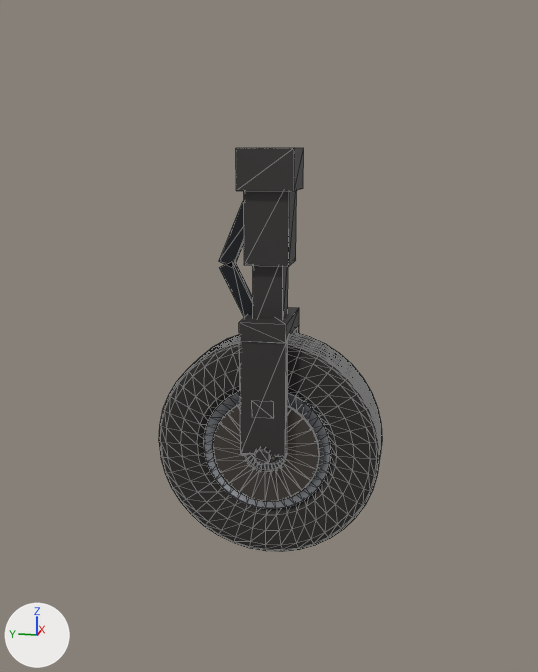
The glTF model models/wheel_jet.glb as it was, and as the next commit left it.
Both versions are drawn from a camera (50 mm lens) standing at (-1.24, -0.245, -0.178) and looking at (0.008, 0.004, -0.49). The axes (+X, +Y, +Z) are drawn at lower left. The lights are the same throughout. The older version comes first. Mesh edges are drawn as thin lines. Vertices at exactly the same position are counted once.

Names of what the first picture shows: 'Leg', 'Wheel'.
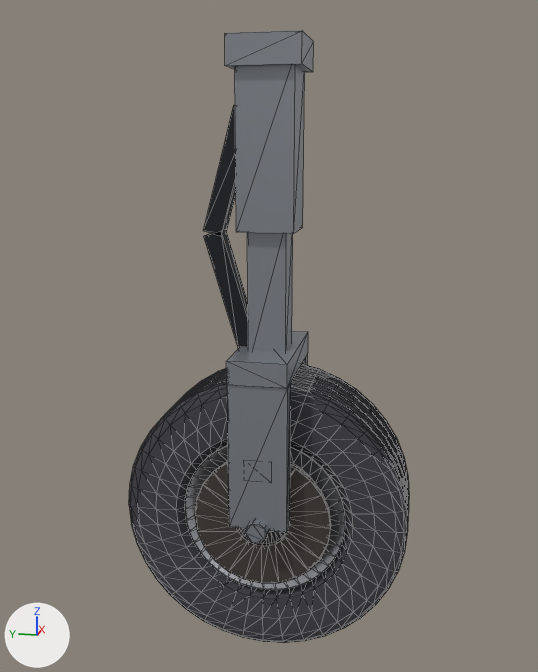
ob_wheel_jet is not drawn itself; it is the parent of ob_leg.

Where the change shows, as pixel boxes [x1, y1, x2, y2] in the pictures (538 x 672 px; the box of a moved part takes in the faces that stretch with it):
'Wheel', recoloured, surface changed, reshaped, moved, rescaled (25% wider, 27% taller): before [159, 332, 382, 552]; after [129, 364, 409, 643]
'Leg', recoloured, reshaped, moved, rescaled (black to grey, 29% wider, 62% taller): before [219, 148, 304, 465]; after [203, 30, 313, 544]
part 1 of me_leg_008, moved or reshaped: before [239, 341, 288, 457]; after [227, 383, 291, 532]
part 2 of me_leg_008, moved or reshaped (mostly hidden): before [294, 326, 299, 333]; after [302, 354, 308, 365]
part 3 of me_leg_008, moved or reshaped: before [239, 307, 299, 343]; after [226, 331, 308, 389]
part 4 of me_leg_008, moved or reshaped: before [253, 448, 272, 465]; after [245, 520, 269, 544]
part 5 of me_leg_008, moved or reshaped: before [253, 266, 288, 319]; after [247, 232, 293, 351]
part 6 of me_leg_008, moved or reshaped: before [244, 191, 297, 267]; after [235, 65, 305, 233]
part 7 of me_leg_008, moved or reshaped: before [236, 148, 304, 191]; after [225, 30, 313, 72]
part 8 of me_leg_008, moved or reshaped: before [219, 201, 253, 317]; after [203, 105, 248, 349]
part 9 of me_wheel_008, moved or reshaped: before [159, 332, 382, 552]; after [129, 364, 409, 643]
part 10 of me_wheel_008, moved or reshaped: before [204, 391, 331, 509]; after [185, 444, 346, 590]
part 11 of me_wheel_008, moved or reshaped: before [204, 392, 330, 508]; after [185, 446, 345, 589]
part 12 of me_wheel_008, moved or reshaped: before [212, 404, 319, 502]; after [195, 462, 331, 584]

What the commit changed:
Material 'strut' (mat_strut) changes colour from dark grey #42403f to grey #999ea6; in linear values from (0.055, 0.052, 0.05) to (0.319, 0.342, 0.38).
Material 'rubber' (mat_rubber) changes colour from black #2c2a28 to dark grey #3f3f45; in linear values from (0.025, 0.023, 0.021) to (0.05, 0.05, 0.06).
Material 'rim' (mat_rim) changes colour from grey #b3b6bd to white #dddfe7; in linear values from (0.448, 0.47, 0.507) to (0.72, 0.74, 0.8).
In material 'rim' (mat_rim), metallic goes from 0.72 to 0.9.
me_leg_008 is used by ob_leg; parent ob_wheel_jet; location (0.0, 0.0, 0.0).
me_leg_008 had 84 vertices, 132 faces and spanned x -0.132..0.132, y -0.082..0.153, z -0.024..0.884.
me_leg_008 now has 84 vertices, 132 faces and spans x -0.126..0.126, y -0.06..0.113, z -0.018..0.8.
me_leg_008 part 1: the loose piece of 8 vertices spanning x -0.117..-0.087, y -0.068..0.068, z 0.0..0.347 is scaled about its middle by (1, 0.735, 0.735), then moved by (0.006, 0.0, -0.046).
me_leg_008 part 2: the loose piece of 8 vertices spanning x 0.087..0.117, y -0.068..0.068, z 0.0..0.347 is scaled about its middle by (1, 0.735, 0.735), then moved by (-0.006, 0.0, -0.046).
me_leg_008 part 3: the loose piece of 8 vertices spanning x -0.12..0.12, y -0.068..0.068, z 0.347..0.401 is scaled about the mesh origin by (0.952, 0.735, 0.735).
me_leg_008 part 4: the loose piece of 20 vertices spanning x -0.132..0.132, y -0.025..0.025, z -0.024..0.024 is scaled about its middle by (0.956, 0.735, 0.735).
me_leg_008 part 5: the loose piece of 8 vertices spanning x -0.044..0.044, y -0.044..0.044, z 0.36..0.585 is scaled about its middle by (0.735, 0.735, 1.1), then moved by (0.0, 0.0, -0.085).
me_leg_008 part 6: the loose piece of 8 vertices spanning x -0.065..0.065, y -0.065..0.065, z 0.558..0.796 is scaled about its middle by (0.735, 0.735, 1.14), then moved by (0.0, 0.0, -0.045).
me_leg_008 part 7: the loose piece of 8 vertices spanning x -0.082..0.082, y -0.082..0.082, z 0.768..0.884 is scaled about its middle by (0.735, 0.735, 0.407), then moved by (0.0, 0.0, -0.05).
me_leg_008 part 8: 16 of 84 vertices moved; they spanned x -0.015..0.015, y 0.031..0.153, z 0.378..0.736 and now span x -0.015..0.015, y 0.022..0.113, z 0.285..0.697; mean shift (0.0, -0.025, -0.064); largest move (0.015, 0.031, 0.397) -> (0.015, 0.022, 0.295).
me_wheel_008 is used by ob_wheel; parent ob_leg; location (0.0, 0.0, 0.0).
me_wheel_008 had 1816 vertices, 3220 faces and spanned x -0.117..0.08, y -0.34..0.34, z -0.34..0.34.
me_wheel_008 now has 1816 vertices, 3220 faces and spans x -0.108..0.074, y -0.25..0.25, z -0.25..0.25.
me_wheel_008 part 9: the loose piece of 1120 vertices spanning x -0.08..0.08, y -0.34..0.34, z -0.34..0.34 is scaled about its middle by (0.928, 0.735, 0.735).
me_wheel_008 part 10: the loose piece of 80 vertices spanning x -0.07..0.07, y -0.196..0.196, z -0.196..0.196 is scaled about its middle by (0.928, 0.735, 0.735).
me_wheel_008 part 11: the loose piece of 160 vertices spanning x -0.067..-0.034, y -0.196..0.196, z -0.196..0.196 is scaled about the mesh origin by (0.928, 0.735, 0.735).
me_wheel_008 part 12: the loose piece of 96 vertices spanning x -0.09..-0.078, y -0.163..0.163, z -0.163..0.163 is scaled about the mesh origin by (0.928, 0.735, 0.735).
Other edits to the shape of me_wheel_008 do not show in these pictures.
Object 'wheel_jet' (ob_wheel_jet) is rescaled from (0.58, 0.58, 0.58) to (1.0, 1.0, 1.0).
Object 'wheel_jet' (ob_wheel_jet) moves from (0.0, 0.0, -0.683) to (0.0, 0.0, -0.8).
